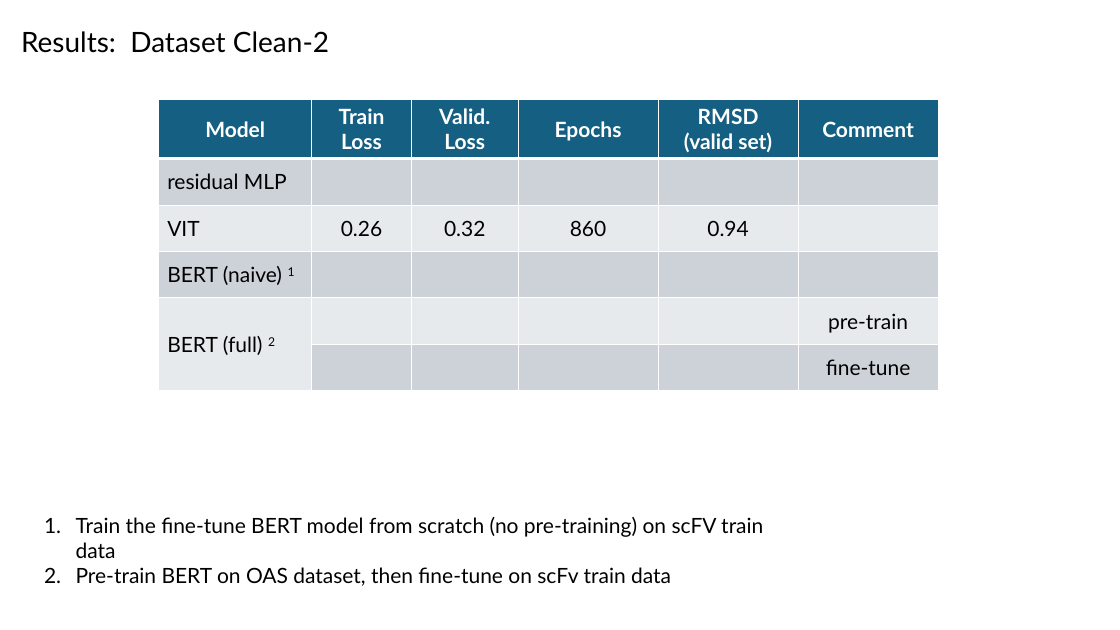
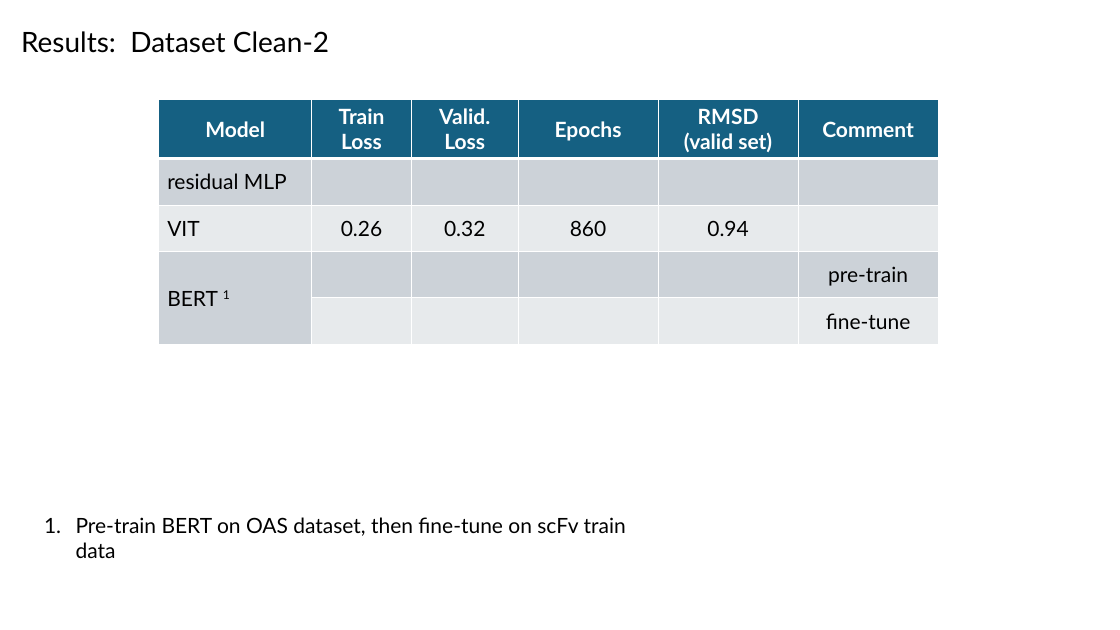
Before and after one commit to planaria158/BERT-antibody-antigen-binding-energy, a slide deck: slide 13 of Homework-aAlphaBio.pptx. Drawn at 1120x630 pixels with LibreOffice and Linux fonts; fonts in the diff are those of the drawing. Boxes give left, top, right and bottom in pixels: in the first picture for what was removed or moved away, otherwise in the second. Text is boxed around its words. In the diff, an @@ line names an element or a change of style, - is before the commit and + after.

Commit message:
slide deck

```diff
--- a/Homework-aAlphaBio.pptx
+++ b/Homework-aAlphaBio.pptx
@@ table at (159, 100, 939, 344) @@
-row 4: BERT (naive) 1 |  |  |  |  | 
-row 5: BERT (full) 2 |  |  |  |  | pre-train
+row 4: BERT 1 |  |  |  |  | pre-train
@@ text at (76, 517, 763, 558): paragraph removed @@
-1. Train the fine-tune BERT model from scratch (no pre-training) on scFV train data
```
Also in this commit, not shown: 2 other slides changed.
